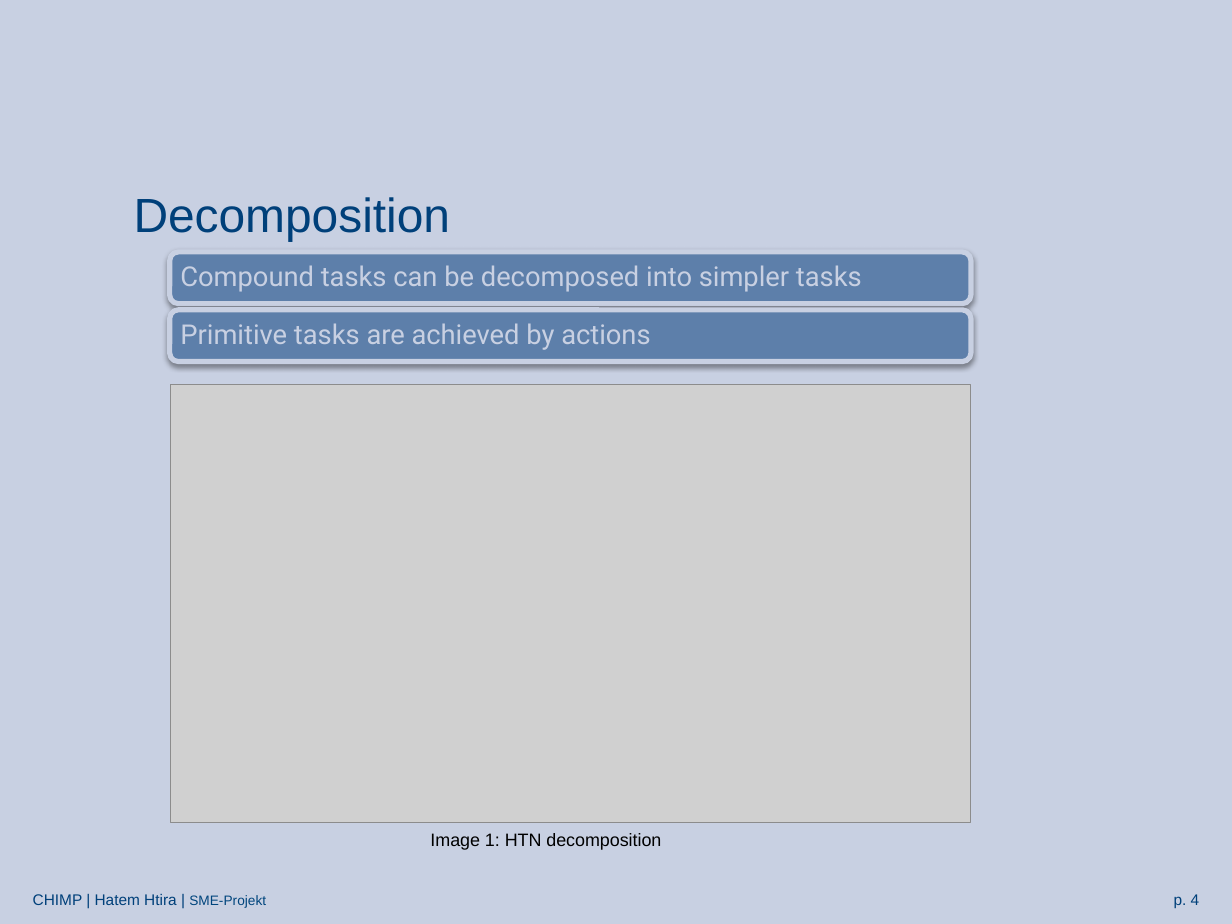
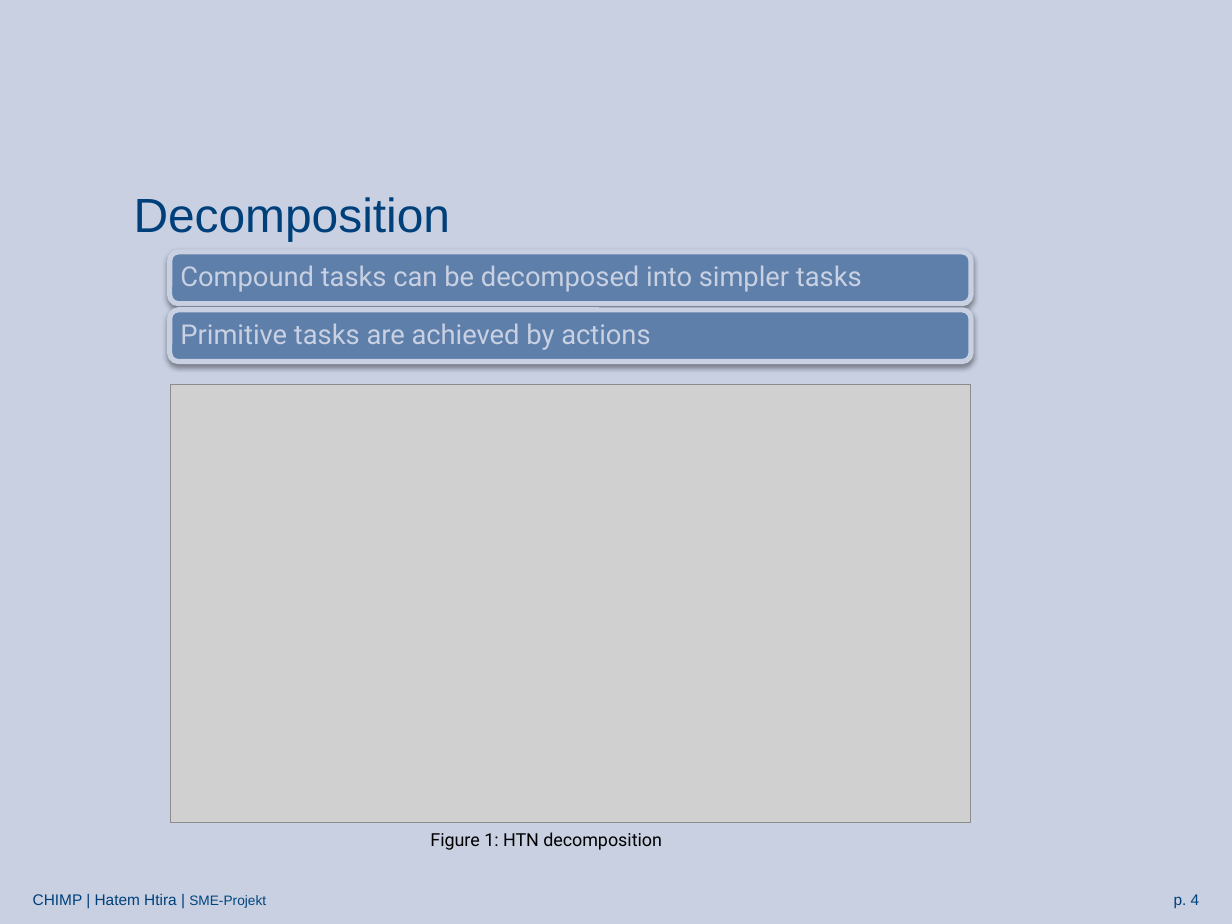
Before and after one commit to htiraHatem/CHIMP_MDP, a slide deck: slide 4 of HTN2MDP presentation.pptx. Drawn at 1232x924 pixels with LibreOffice and Linux fonts; fonts in the diff are those of the drawing; grey boxes stand for pictures; background and template pictures are left out. Boxes give left, top, right and bottom in pixels: in the first picture for what was removed or moved away, otherwise in the second. Text is boxed around its words. In the diff, an @@ line names an element or a change of style, - is before the commit and + after.

```diff
--- a/HTN2MDP presentation.pptx
+++ b/HTN2MDP presentation.pptx
@@ text at box(430, 832, 662, 850): text changed; font Arial to Roboto @@
-Image 1: HTN decomposition
+Figure 1: HTN decomposition
```
Also in this commit, not shown: 13 other slides changed, 3 slides added, 6 slides removed.
